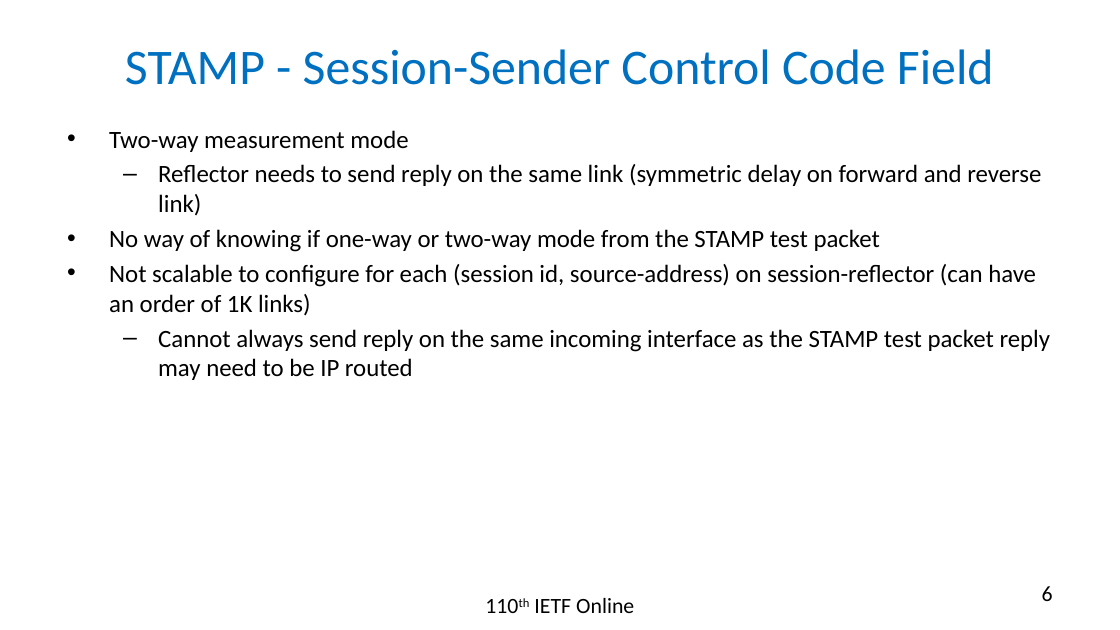
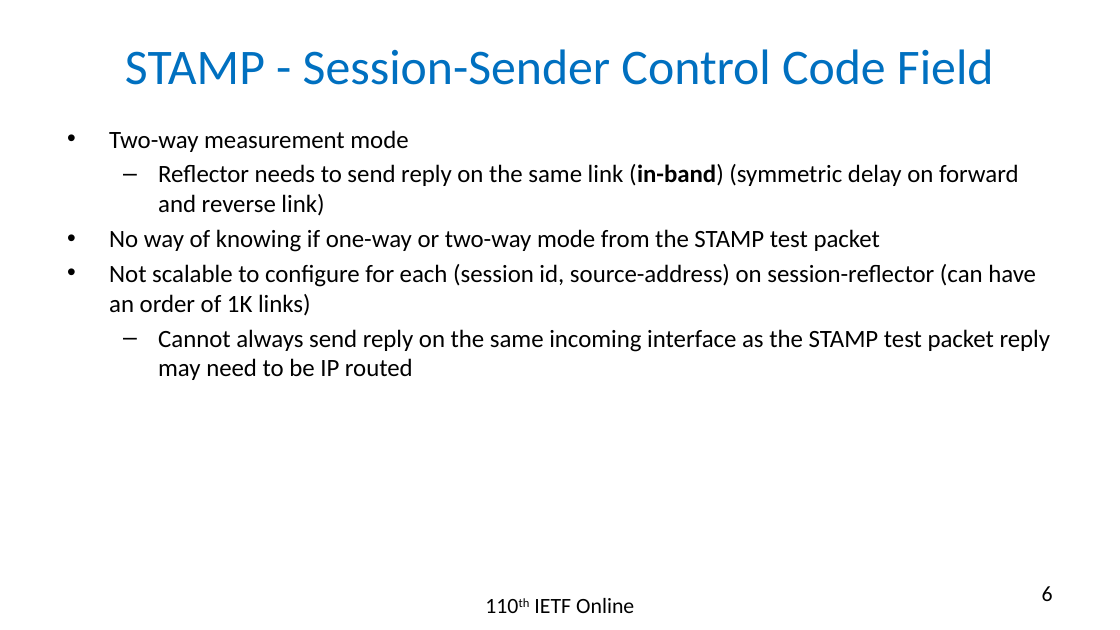
Before and after one commit to rakgandhi/ietf-slides, a slide deck: slide 6 of draft-gandhi-ippm-stamp-srpm-01.pptx. Drawn at 1120x630 pixels with LibreOffice and Linux fonts; fonts in the diff are those of the drawing. Boxes give left, top, right and bottom in pixels: in the first picture for what was removed or moved away, otherwise in the second. Text is boxed around its words. In the diff, an @@ line names an element or a change of style, - is before the commit and + after.

```diff
--- a/draft-gandhi-ippm-stamp-srpm-01.pptx
+++ b/draft-gandhi-ippm-stamp-srpm-01.pptx
@@ text at (158, 164, 1019, 216): text changed @@
-  – Reflector needs to send reply on the same link (symmetric delay on forward and reverse link)
+  – Reflector needs to send reply on the same link (in-band) (symmetric delay on forward and reverse link)
```
Also in this commit, not shown: 2 other slides changed, 1 other file.
